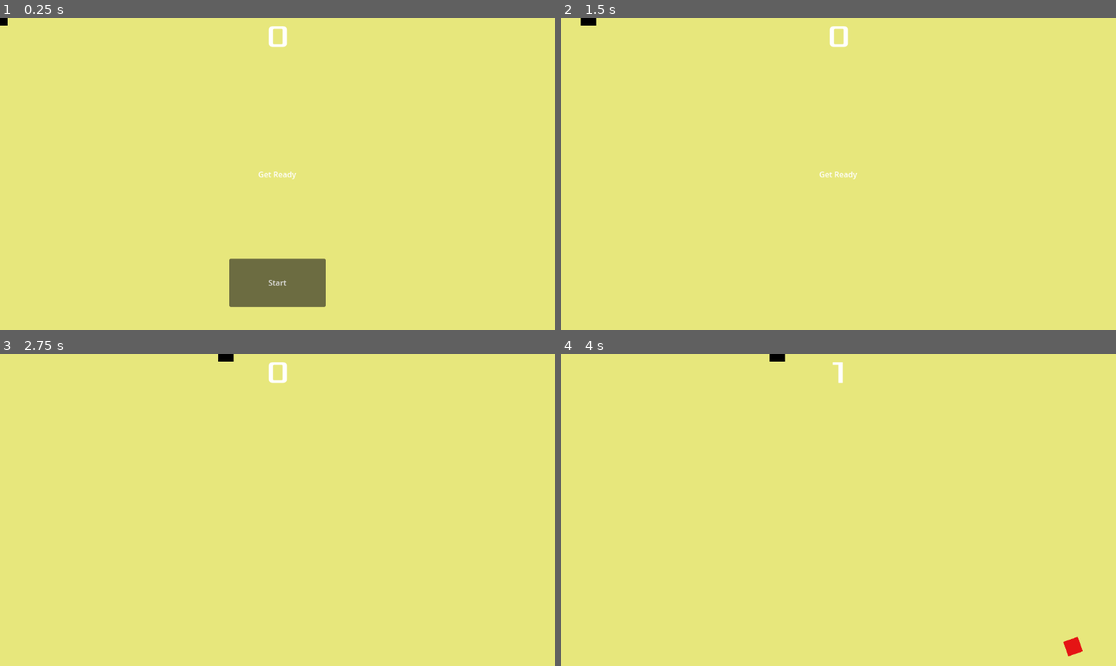
Above: before the commit, frames 1-4 (two rows, left to right).
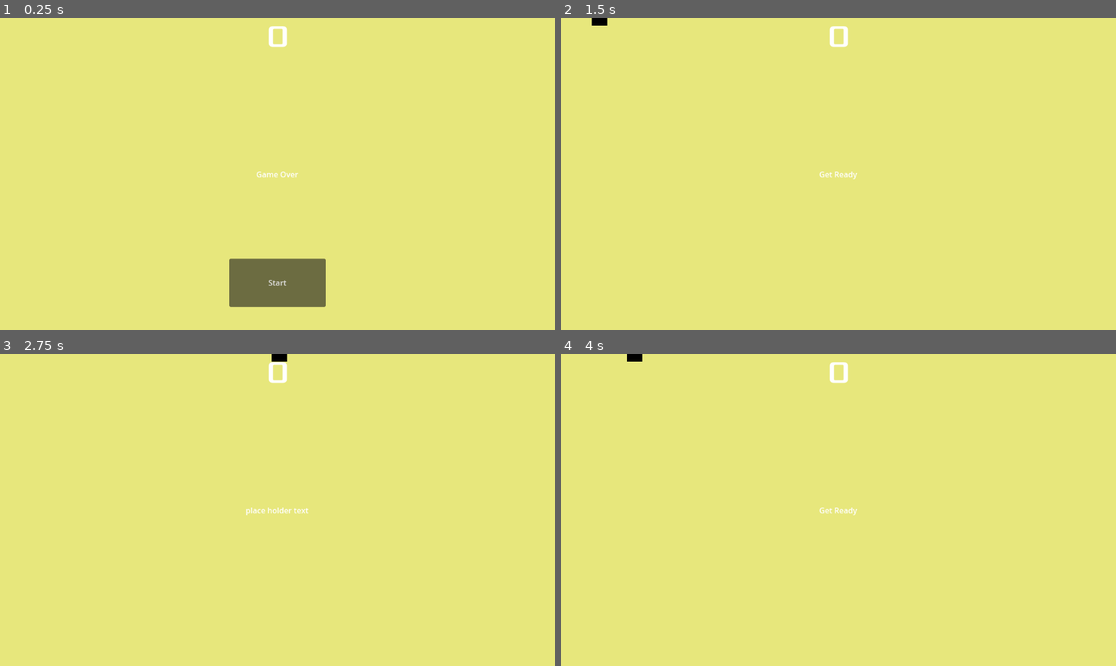
Above: after the commit, the same moments.

Repository: TitledGames/Microwave-Man
Game: Godot game, scene res://main.tscn
Two runs of this game, one before a commit and one after it. Both use one fixed random seed, a clock stepped at 60 frames per second and the inputs below.
Inputs:
- Up to frame 1 (0.25 s): no input
- Up to frame 2 (1.5 s): click "Start" at 0.5 s; tap Enter (ui_accept) at 1.25, 1.35 s; hold Right (move_right) from 1.28 s (still down); hold Space (jump) from 1.28 s (still down)
- Up to frame 3 (2.75 s): keep holding Right (move_right); release Space (jump) at 2.03 s; tap Space (jump) at 2.1, 2.27, 2.57 s; tap Enter (ui_accept) at 2.3 s
- Up to frame 4 (4 s): release Right (move_right) at 2.78 s; hold Left (move_left) 2.78-3.53 s; hold Space (jump) 2.78-3.53 s; tap Enter (ui_accept) at 2.85, 3.6 s; hold Right (move_right) from 3.53 s (still down); tap Space (jump) at 3.77 s

The runs differ from the first frame. In frame 1, 0.1% of the frame differs, in the area x 0-54%, y 0-52%; in frame 2, 0.1%; in frame 3, 0.2%; in frame 4, 0.5%, in the area x 11-94%, y 0-97%.

Commit message:
fix bug in player

Diff:
--- a/hud.gd
+++ b/hud.gd
@@ -23,7 +23,7 @@
 	$Message.text = "place holder text"
 	$Message.show()
 
-	await get_tree().create_timer(1.0).tineout
+	await get_tree().create_timer(1.0).timeout
 	$StartButton.show()
 
 func update_score(score):
--- a/main.tscn
+++ b/main.tscn
@@ -1,9 +1,10 @@
-[gd_scene load_steps=6 format=3 uid="uid://bdfo2ktxggpi6"]
+[gd_scene load_steps=7 format=3 uid="uid://bdfo2ktxggpi6"]
 
 [ext_resource type="Script" uid="uid://d37db3lg3je53" path="res://main.gd" id="1_0xm2m"]
 [ext_resource type="PackedScene" uid="uid://bxhr71yb8loxs" path="res://player.tscn" id="1_ig7tw"]
 [ext_resource type="PackedScene" uid="uid://cmimipimkb5ua" path="res://mob.tscn" id="2_h2yge"]
 [ext_resource type="PackedScene" uid="uid://dqrnqy70uj08i" path="res://hud.tscn" id="4_1bvp3"]
+[ext_resource type="PackedScene" uid="uid://bvnhqnq2rqv0q" path="res://player_2.tscn" id="5_lquwl"]
 
 [sub_resource type="Curve2D" id="Curve2D_ig7tw"]
 _data = {
@@ -45,6 +46,8 @@
 
 [node name="HUD" parent="." instance=ExtResource("4_1bvp3")]
 
+[node name="Player2" parent="." instance=ExtResource("5_lquwl")]
+
 [connection signal="hit" from="Player" to="." method="game_over"]
 [connection signal="timeout" from="MobTimer" to="." method="_on_mob_timer_timeout"]
 [connection signal="timeout" from="ScoreTimer" to="." method="_on_score_timer_timeout"]
--- a/player.gd
+++ b/player.gd
@@ -24,11 +24,9 @@
 		velocity.x += 1
 	if Input.is_action_pressed("move_left"):
 		velocity.x -= 1
-	# if Input.is_action_pressed("move_down"):
-		# velocity.y += 1
-	# if Input.is_action_pressed("move_up"):
-		# velocity.y -= 1
-	if Input.is_action_pressed("jump"):
+	if Input.is_action_pressed("move_down"):
+		velocity.y += 1
+	if Input.is_action_pressed("move_up"):
 		velocity.y -= 1
 
 	if velocity.length() > 0:
--- a/player_2.gd
+++ b/player_2.gd
@@ -11,12 +11,12 @@
 		velocity += get_gravity() * delta
 
 	# Handle jump.
-	if Input.is_action_just_pressed("ui_accept") and is_on_floor():
+	if Input.is_action_just_pressed("jump") and is_on_floor():
 		velocity.y = JUMP_VELOCITY
 
 	# Get the input direction and handle the movement/deceleration.
 	# As good practice, you should replace UI actions with custom gameplay actions.
-	var direction := Input.get_axis("ui_left", "ui_right")
+	var direction := Input.get_axis("move_left", "move_right")
 	if direction:
 		velocity.x = direction * SPEED
 	else:
--- a/player_2.tscn
+++ b/player_2.tscn
@@ -6,6 +6,7 @@
 
 [node name="Player2" type="CharacterBody2D"]
 slide_on_ceiling = false
+floor_constant_speed = true
 script = ExtResource("1_wkcja")
 
 [node name="CollisionShape2D" type="CollisionShape2D" parent="."]
